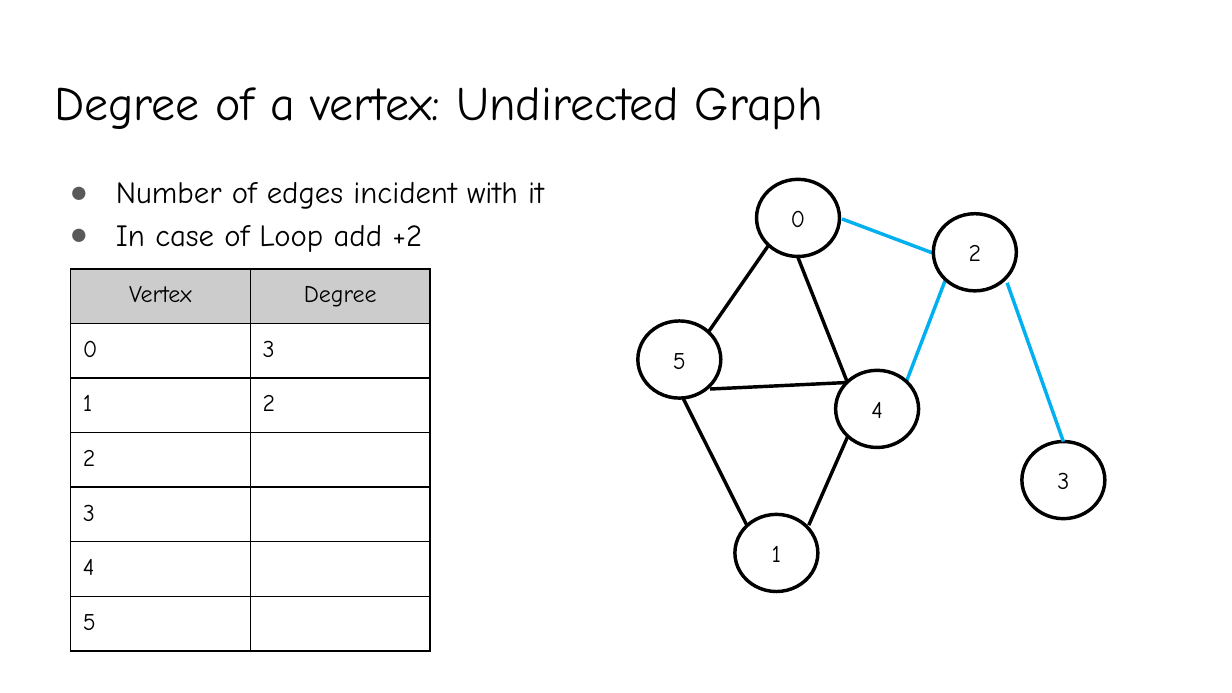
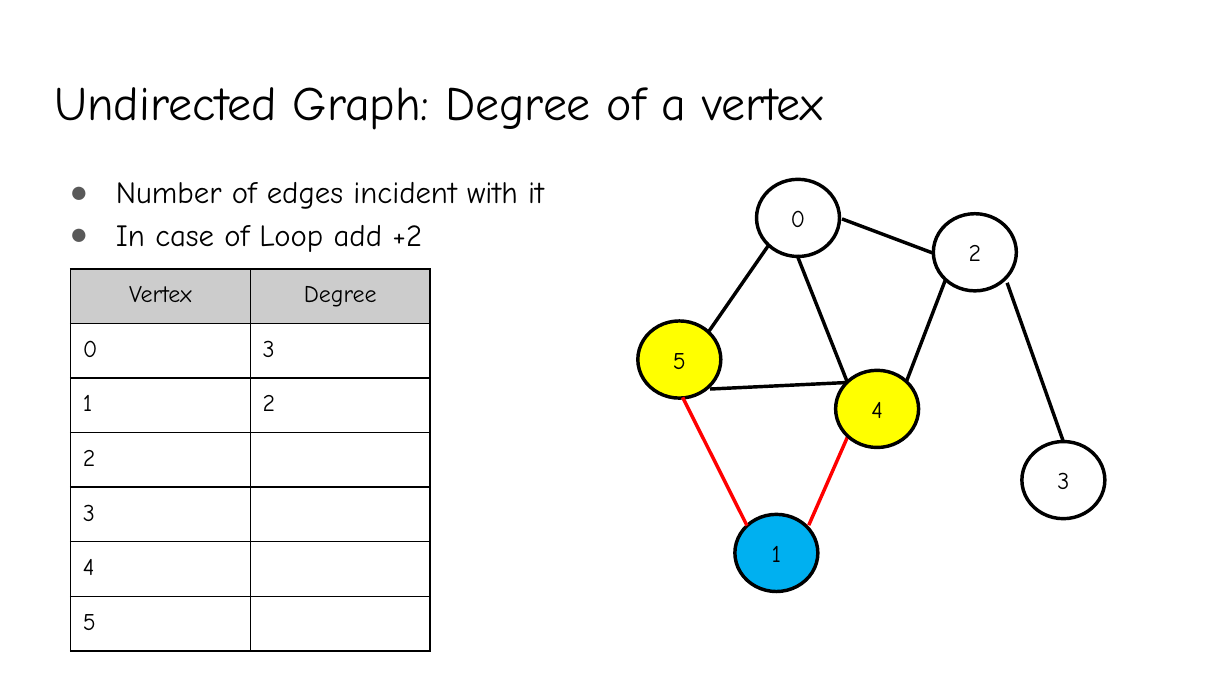
Before and after one commit to YeasirRayhanPrince/yeasirrayhanprince.github.io, a slide deck: slide 23 of cse106/slides/8.Graphs.pptx (slide 20 before the commit). Drawn at 1232x693 pixels with LibreOffice and Linux fonts; fonts in the diff are those of the drawing. Boxes give left, top, right and bottom in pixels: in the first picture for what was removed or moved away, otherwise in the second. Text is boxed around its words. In the diff, an @@ line names an element or a change of style, - is before the commit and + after.

```diff
--- a/cse106/slides/8.Graphs.pptx
+++ b/cse106/slides/8.Graphs.pptx
@@ title at [54, 87, 823, 130]: text changed @@
-Degree of a vertex: Undirected Graph
+Undirected Graph: Degree of a vertex
@@ line (841, 219) - (933, 253): stroke #00B0F0 2 pt to #000000 2 pt @@
@@ line (907, 381) - (945, 281): stroke #00B0F0 2 pt to #000000 2 pt @@
@@ line (1007, 283) - (1063, 441): stroke #00B0F0 2 pt to #000000 2 pt @@
@@ ellipse "5" at [638, 322, 721, 399]: fill #FFFFFF to #FFFF00 @@
@@ ellipse "4" at [835, 371, 918, 448]: fill #FFFFFF to #FFFF00 @@
@@ line (683, 398) - (747, 526): stroke #000000 2 pt to #FF0000 2 pt @@
@@ line (808, 525) - (848, 437): stroke #000000 2 pt to #FF0000 2 pt @@
@@ ellipse "1" at [736, 515, 818, 593]: fill #FFFFFF to #00B0F0 @@
```
Also in this commit, not shown: 32 other slides changed, 5 slides added, 3 other files.
